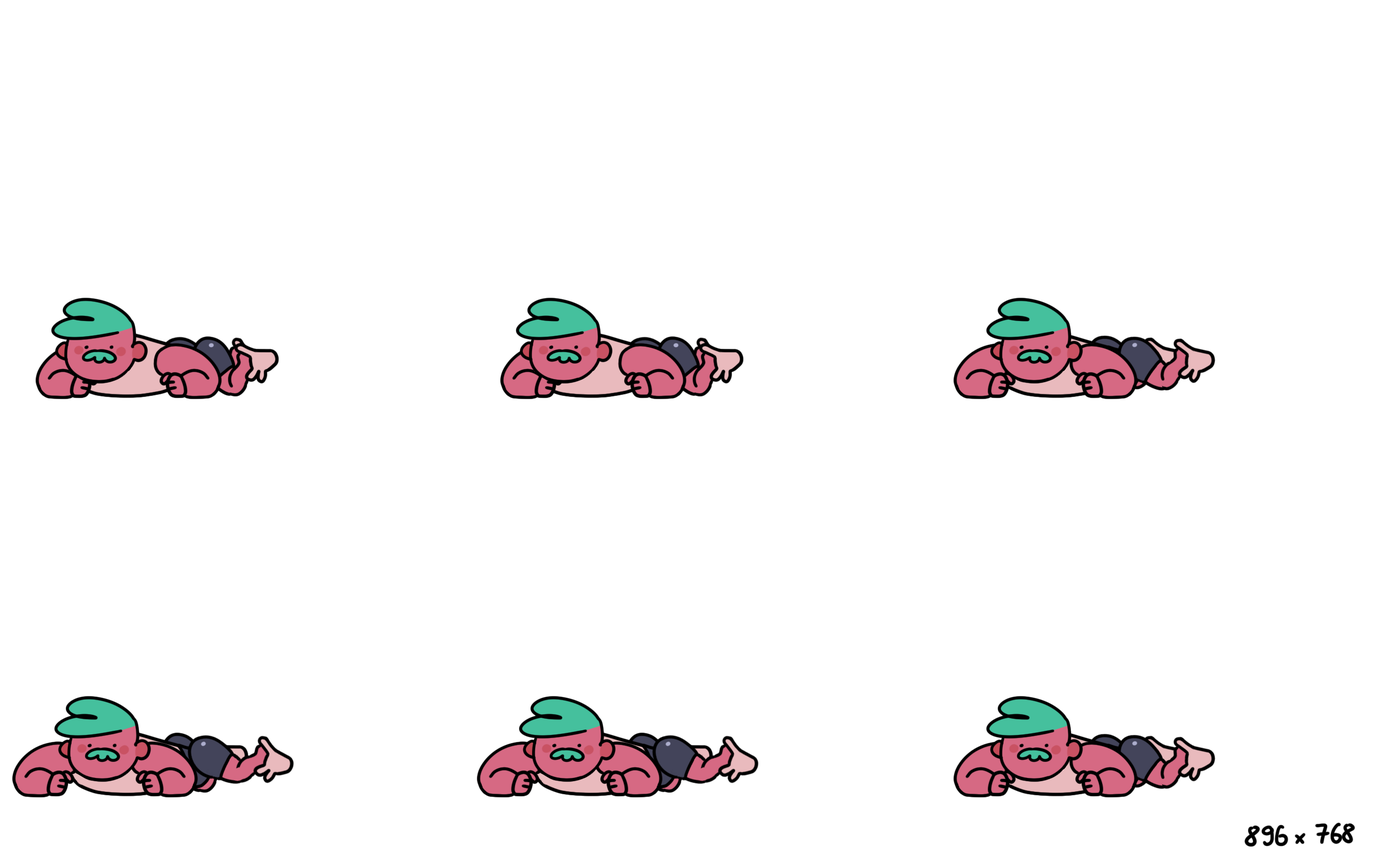
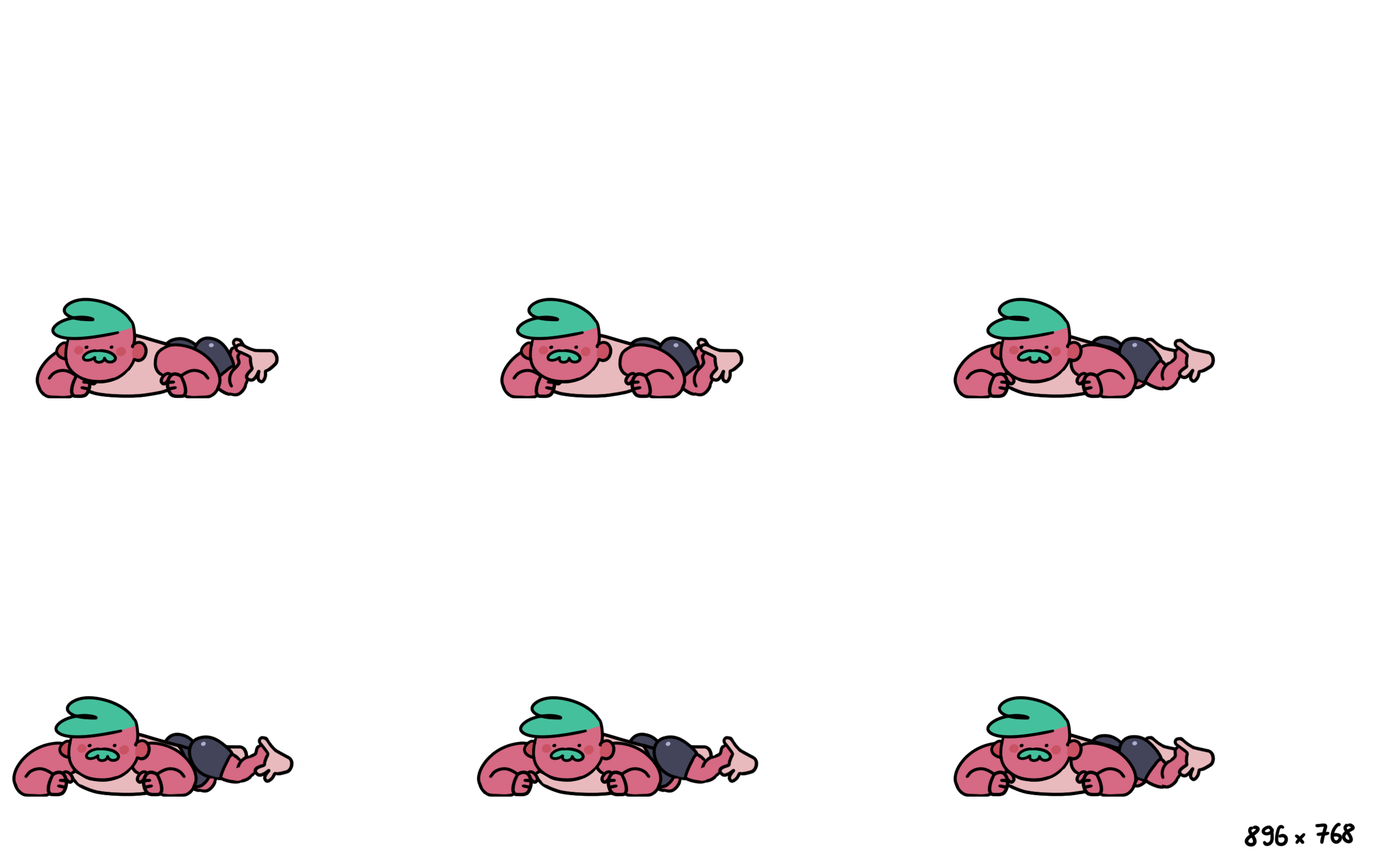
Revision of a layered 1394×863 image; what changed, layer by layer:
painted on "Frame_2" over [left=24, top=398, right=1126, bottom=798]
